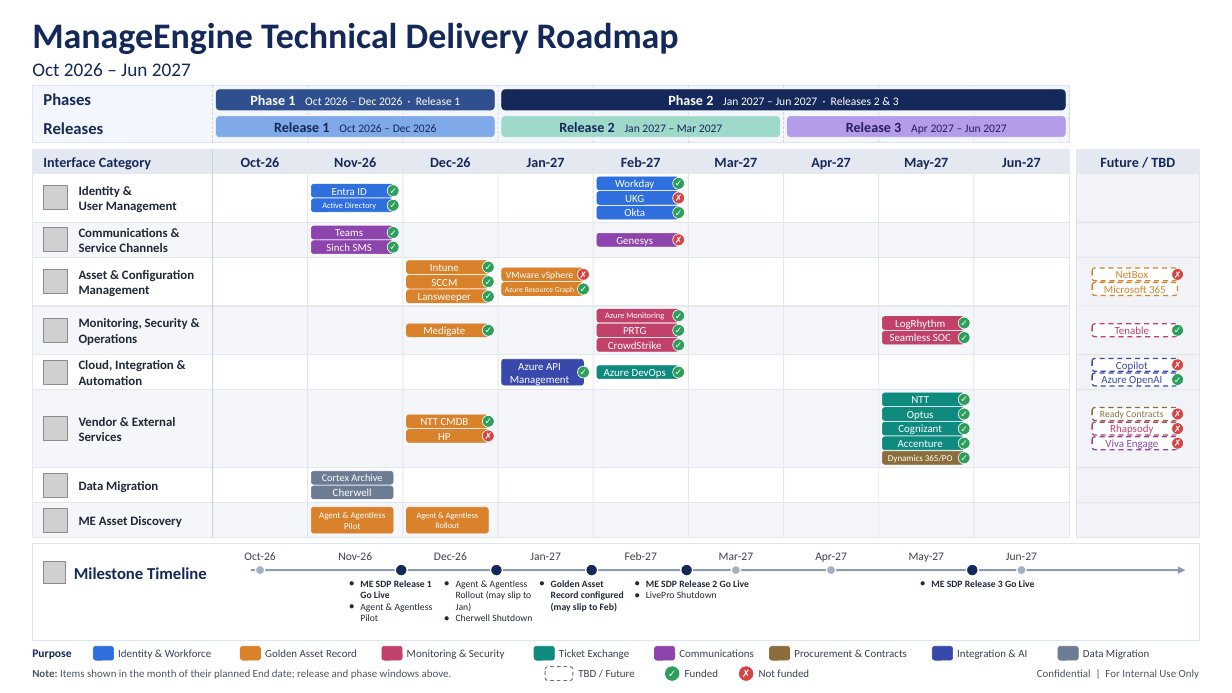
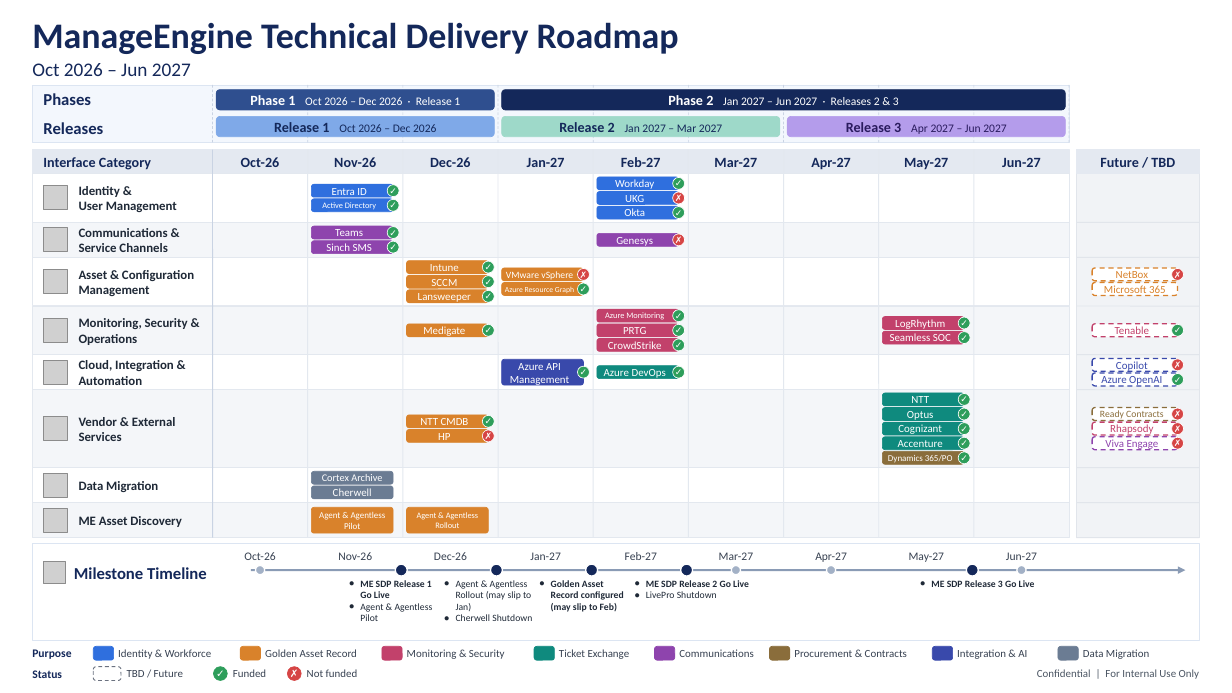
Before and after one commit to ashishkaram/PlentyValleyAttendance, a slide deck: slide 1 of ManageEngine_Technical_Delivery_Roadmap_v6.pptx. Drawn at 1232x693 pixels with LibreOffice and Linux fonts; fonts in the diff are those of the drawing; grey boxes stand for pictures. Boxes give left, top, right and bottom in pixels: in the first picture for what was removed or moved away, otherwise in the second. Text is boxed around its words. In the diff, an @@ line names an element or a change of style, - is before the commit and + after.

```diff
--- a/ManageEngine_Technical_Delivery_Roadmap_v6.pptx
+++ b/ManageEngine_Technical_Delivery_Roadmap_v6.pptx
@@ text removed at bbox=[32, 669, 452, 679] @@
-Note: Items shown in the month of their planned End date; release and phase windows above.
@@ text added at bbox=[32, 670, 62, 678], 9 pt, text #14285A, bold @@
+Status
@@ 3 texts, 2 ellipses, 1 rounded rectangle: place and size @@
-3 texts, 2 ellipses, 1 rounded rectangle at bbox=[545, 666, 809, 680]
+3 texts, 2 ellipses, 1 rounded rectangle at bbox=[93, 666, 358, 680]
```
